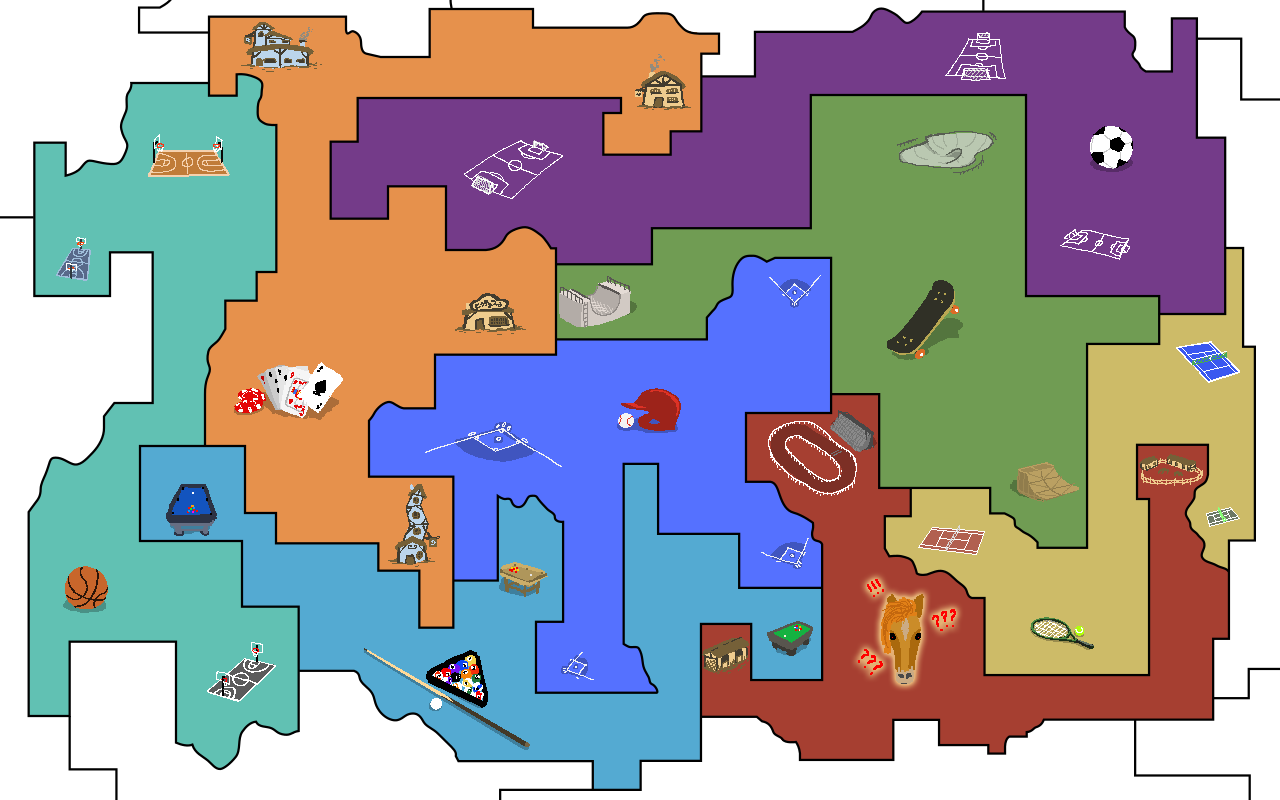
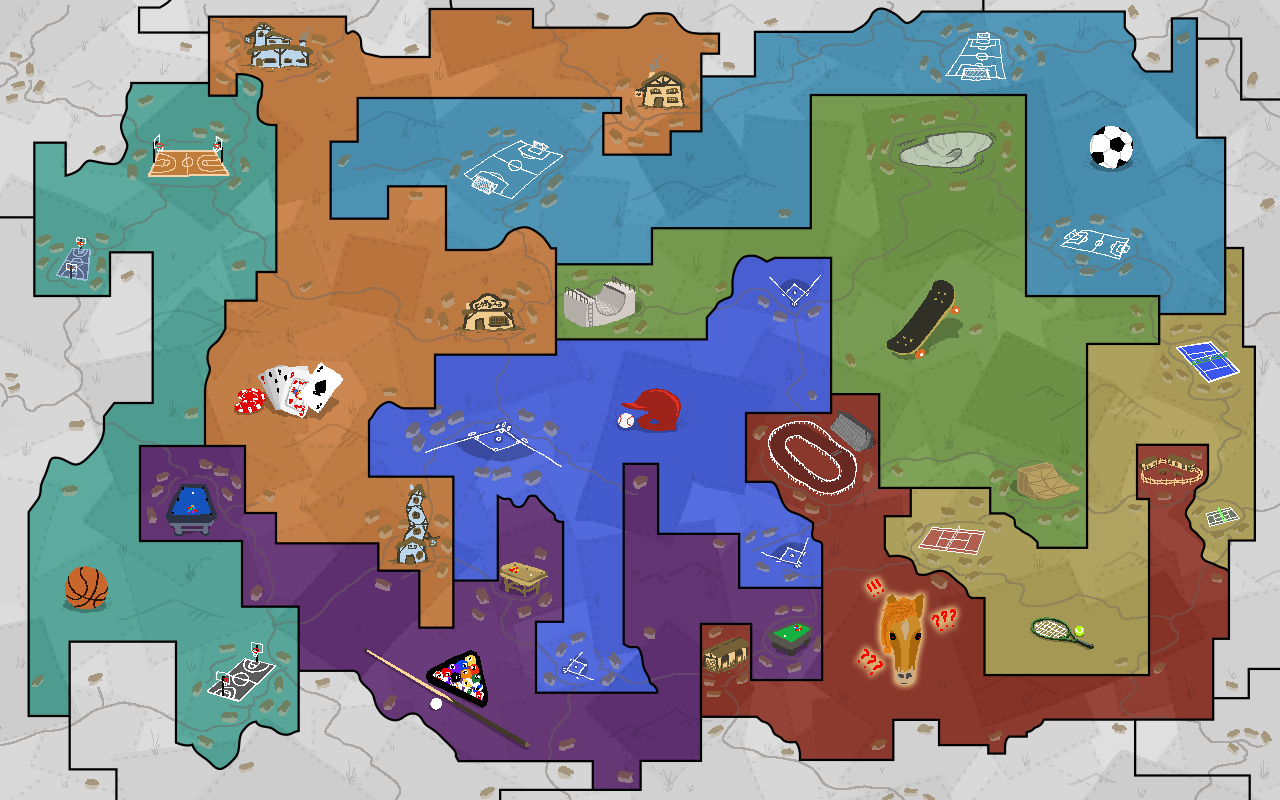
Layers edited between the first and the second (1280, 800) image:
painted on "Layer 7" over [559, 276, 636, 328]
painted on "ground shadow" over [625, 300, 1205, 670]
added group "Group 2" (65%) with 8 layers in group "base map" over [0, 0, 1280, 800]
added layer "shrubs" in group "Group 2" over [16, 5, 1271, 798]
added layer "roads" in group "Group 2" over [0, 0, 1280, 800]
added group "houses" (1st of 2, in "overlay" › "base map" › "Group 2") with 2 layers in group "Group 2" over [5, 5, 1275, 800]
added layer "rooves" in group "houses" over [5, 5, 1275, 800]
added layer "houses" (2nd of 2, in "overlay" › "base map" › "Group 2" › "houses") in group "houses" over [5, 8, 1275, 800]
added layer "hills" in group "Group 2" over [72, 4, 1280, 785]
added layer "stitches" in group "Group 2" over [0, 0, 1280, 800]
added layer "patches" in group "Group 2" over [0, 0, 1280, 800]
painted on "colours" over [140, 9, 1225, 790]
